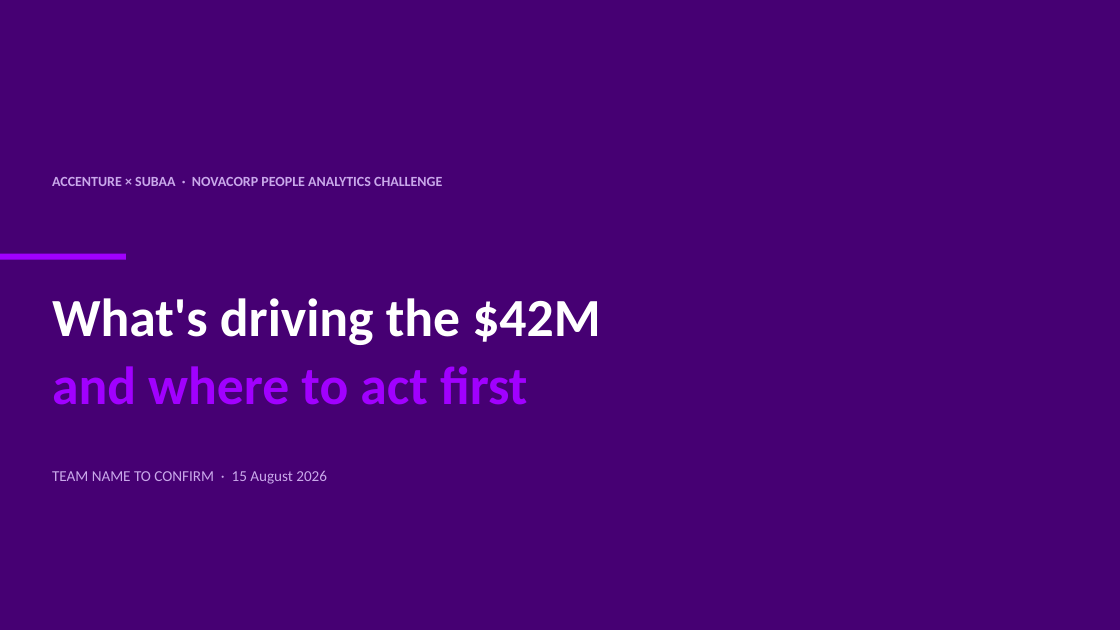
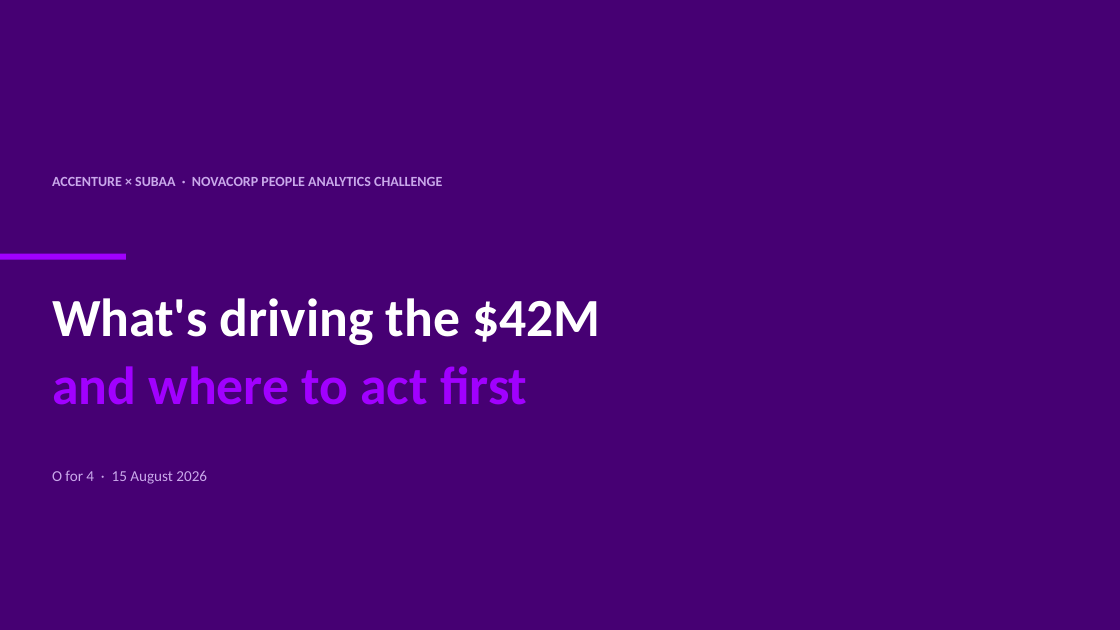
Before and after one commit to athxrva21/subaa_datathon, a slide deck: slide 1 of deck/NovaCorp_deck.pptx. Drawn at 1120x630 pixels with LibreOffice and Linux fonts; fonts in the diff are those of the drawing. Boxes give left, top, right and bottom in pixels: in the first picture for what was removed or moved away, otherwise in the second. Text is boxed around its words. In the diff, an @@ line names an element or a change of style, - is before the commit and + after.

Commit message:
feat(deck): set team name on title slide

```diff
--- a/deck/NovaCorp_deck.pptx
+++ b/deck/NovaCorp_deck.pptx
@@ text at (52,470,207,484): text changed @@
-TEAM NAME TO CONFIRM · 15 August 2026
+O for 4 · 15 August 2026
```
Also in this commit, not shown: 2 other files.
